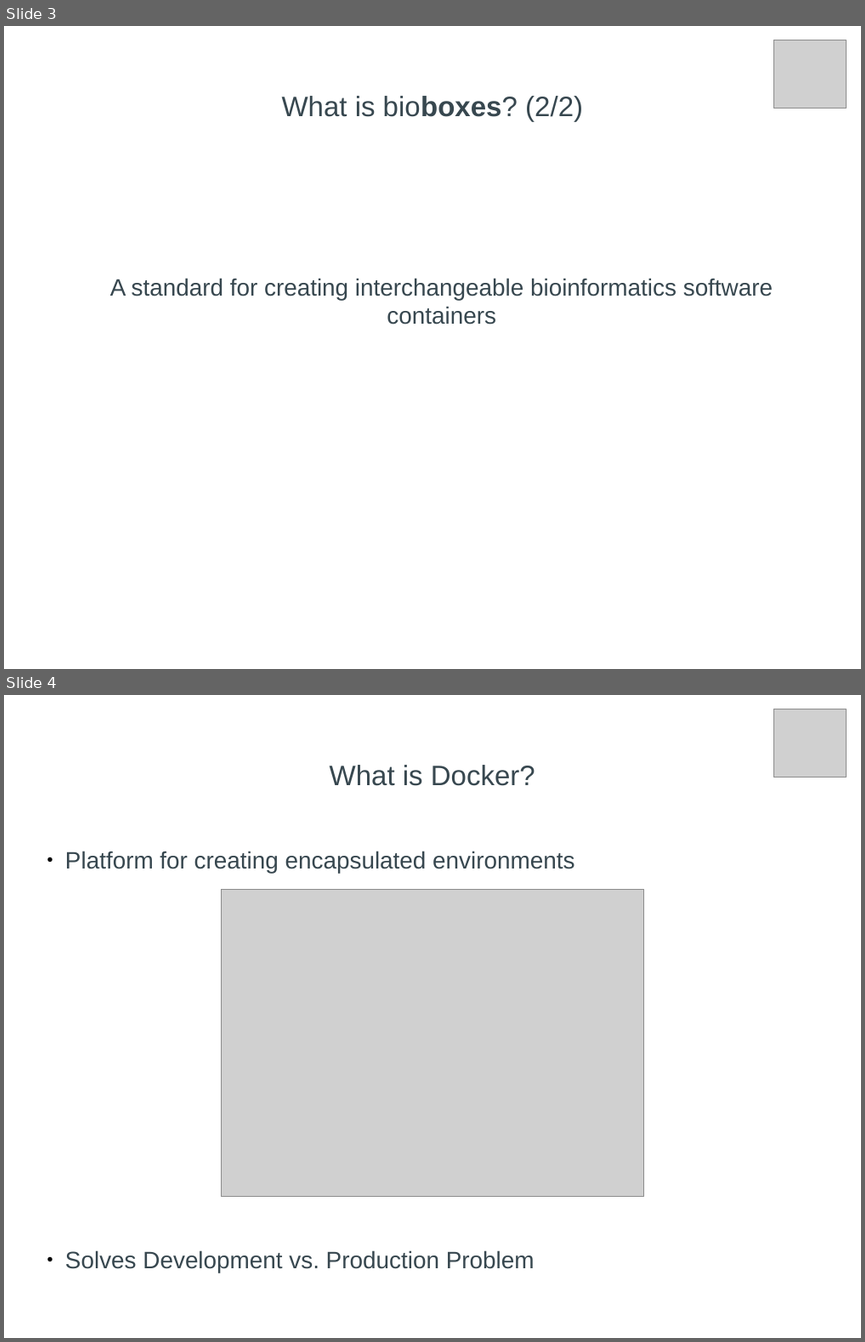
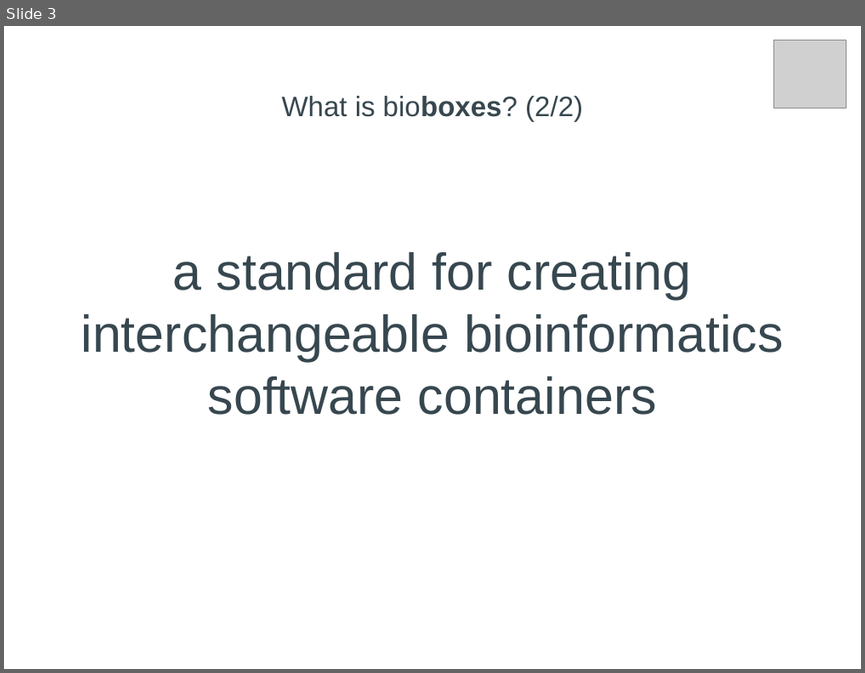
Before and after one commit to bioboxes/abstracts, a slide deck: abstracts/bosc_2015/talk.odp. Shown one above the other, each under a label of ours: slides 3 and 4 before the commit, slide 3 after it. The pictures are 865x1342 and 865x673 pixels, drawn with LibreOffice and Linux fonts; fonts in the diff are those of the drawing; grey boxes stand for pictures. Boxes give left, top, right and bottom in pixels: in the first picture for what was removed or moved away, otherwise in the second. Text is boxed around its words. In the diff, an @@ line names an element or a change of style, - is before the commit and + after.

```diff
--- a/abstracts/bosc_2015/talk.odp
+++ b/abstracts/bosc_2015/talk.odp
@@ slide 4 removed at bbox=[4, 695, 861, 1338], background #FFFFFF @@
@@ picture removed at bbox=[774, 709, 846, 777] @@
@@ title removed at bbox=[330, 765, 535, 786] @@
-What is Docker?
@@ subtitle removed at bbox=[65, 851, 574, 1272] @@
-● Platform for creating encapsulated environments
-● Solves Development vs. Production Problem
@@ picture removed at bbox=[222, 890, 644, 1196] @@
@@ slide 3 changed as well @@
@@ subtitle at bbox=[81, 252, 783, 414]: text changed; size 22 to 48 pt @@
-A standard for creating interchangeable bioinformatics software containers
+a standard for creating interchangeable bioinformatics software containers
```
Also in this commit, not shown: 5 other slides changed, 2 slides added, 1 other file.
